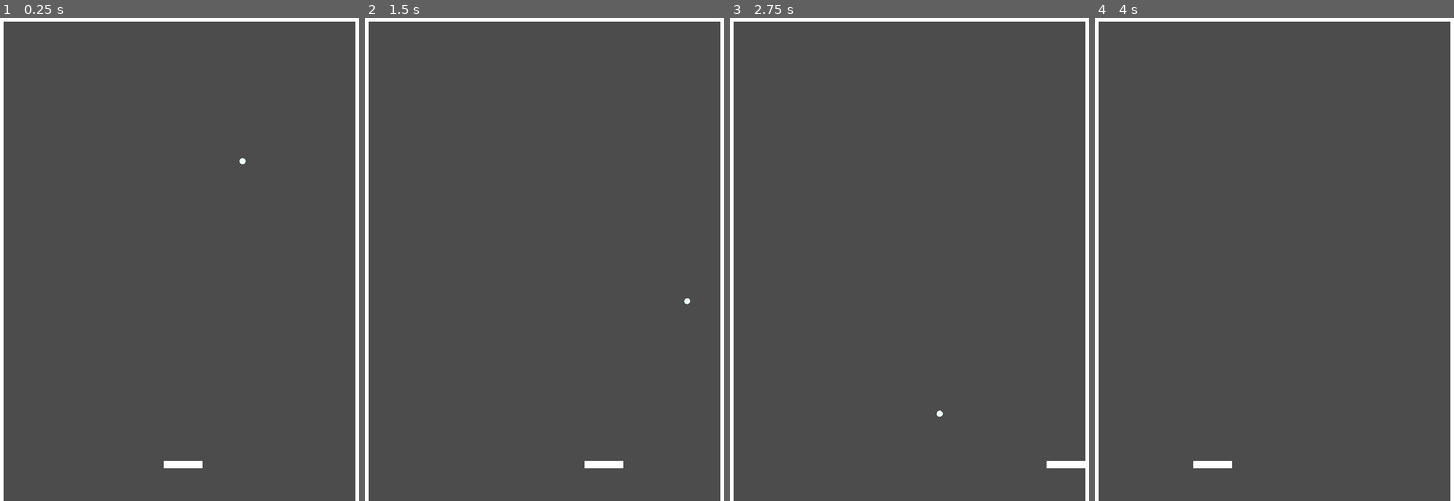
Above: before the commit, frames 1-4 (left to right).
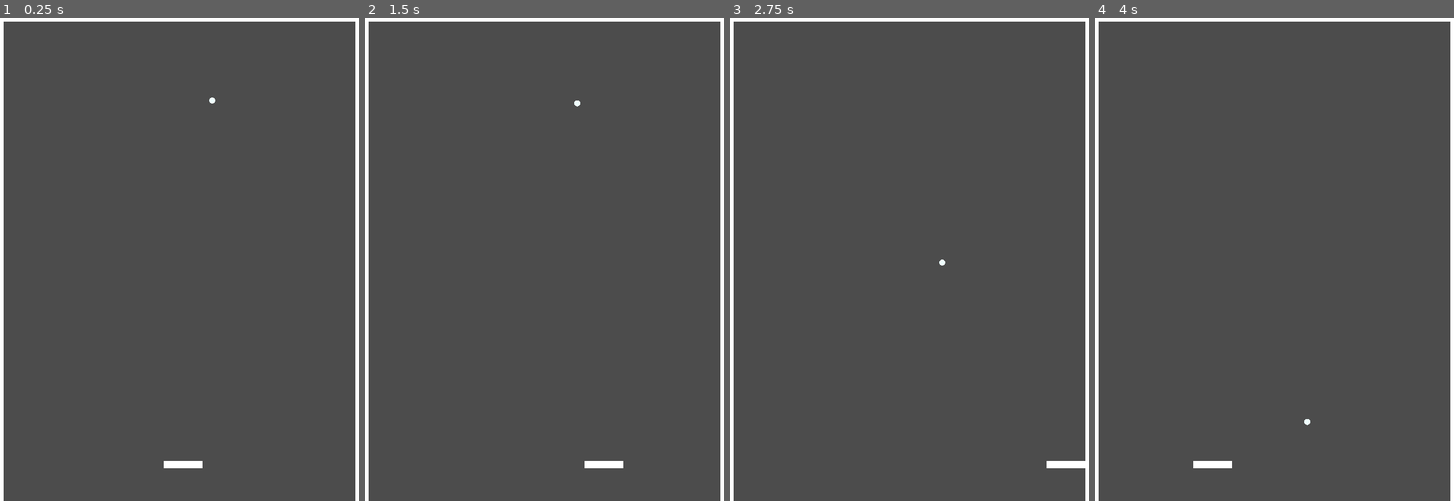
Above: after the commit, the same moments.

Repository: baihakikuncara/arkanoid
Game: Godot game, scene res://Scenes/TestArea.tscn
The game is run twice, just before and just after one commit, with the same random seed, the same clock (stepped at 60 frames per second) and the same inputs.
Inputs:
- Up to frame 1 (0.25 s): no input
- Up to frame 2 (1.5 s): tap Enter at 0.5 s; hold Right (ui_right) 0.53-1.28 s; hold Left (ui_left) from 1.28 s (still down)
- Up to frame 3 (2.75 s): release Left (ui_left) at 2.03 s; hold Right (ui_right) from 2.03 s (still down)
- Up to frame 4 (4 s): tap Space at 2.75 s; tap Enter at 3.5 s; release Right (ui_right) at 3.53 s; hold Left (ui_left) from 3.53 s (still down)

The runs differ from the first frame. In frame 1, less than 0.1% of the frame differs, in the area x 58-69%, y 16-31%; in frame 2, less than 0.1%; in frame 3, less than 0.1%; in frame 4, less than 0.1%.

Commit message:
-separate drawing from Ball node

Diff:
--- a/Scenes/Ball.gd
+++ b/Scenes/Ball.gd
@@ -3,14 +3,8 @@
 const MAX_SPEED = 1000
 const SPEED_INCREASE = 10
 
-export var color: Color = Color.azure
-export var size: float = 5.0
 export var speed: int = 200
-export var direction: Vector2	= Vector2(1,1)
-
-
-func _draw():
-	draw_circle(Vector2(0,0), size, color)
+export var direction: Vector2	= Vector2(0,-1)
 
 
 func _physics_process(delta):
--- a/Scenes/Ball.tscn
+++ b/Scenes/Ball.tscn
@@ -1,6 +1,7 @@
-[gd_scene load_steps=3 format=2]
+[gd_scene load_steps=4 format=2]
 
 [ext_resource path="res://Scenes/Ball.gd" type="Script" id=1]
+[ext_resource path="res://Scenes/BallSprite.tscn" type="PackedScene" id=2]
 
 [sub_resource type="CircleShape2D" id=1]
 radius = 5.0
@@ -10,3 +11,5 @@
 
 [node name="CollisionShape2D" type="CollisionShape2D" parent="."]
 shape = SubResource( 1 )
+
+[node name="BallSprite" parent="." instance=ExtResource( 2 )]
--- /dev/null
+++ b/Scenes/BallSprite.gd
@@ -0,0 +1,9 @@
+extends Node2D
+
+
+export var color: Color = Color.azure
+export var size: float = 5.0
+
+
+func _draw():
+	draw_circle(Vector2(0,0), size, color)
--- /dev/null
+++ b/Scenes/BallSprite.tscn
@@ -0,0 +1,6 @@
+[gd_scene load_steps=2 format=2]
+
+[ext_resource path="res://Scenes/BallSprite.gd" type="Script" id=1]
+
+[node name="BallSprite" type="Node2D"]
+script = ExtResource( 1 )
--- a/project.godot
+++ b/project.godot
@@ -13,6 +13,10 @@
 config/name="arkanoid"
 run/main_scene="res://Scenes/TestArea.tscn"
 config/icon="res://icon.png"
+
+[autoload]
+
+GlobalVariables="*res://global.gd"
 
 [display]
 
